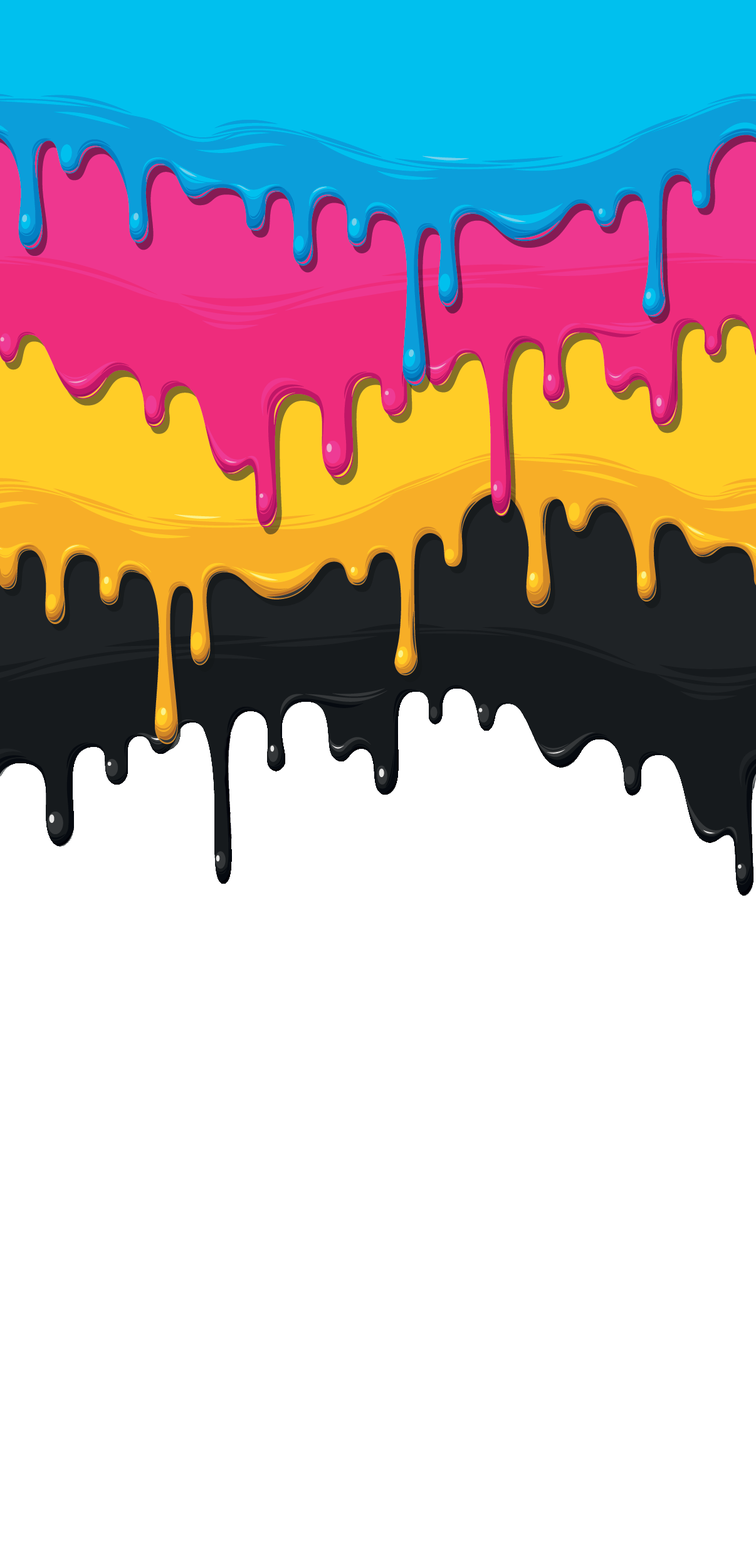
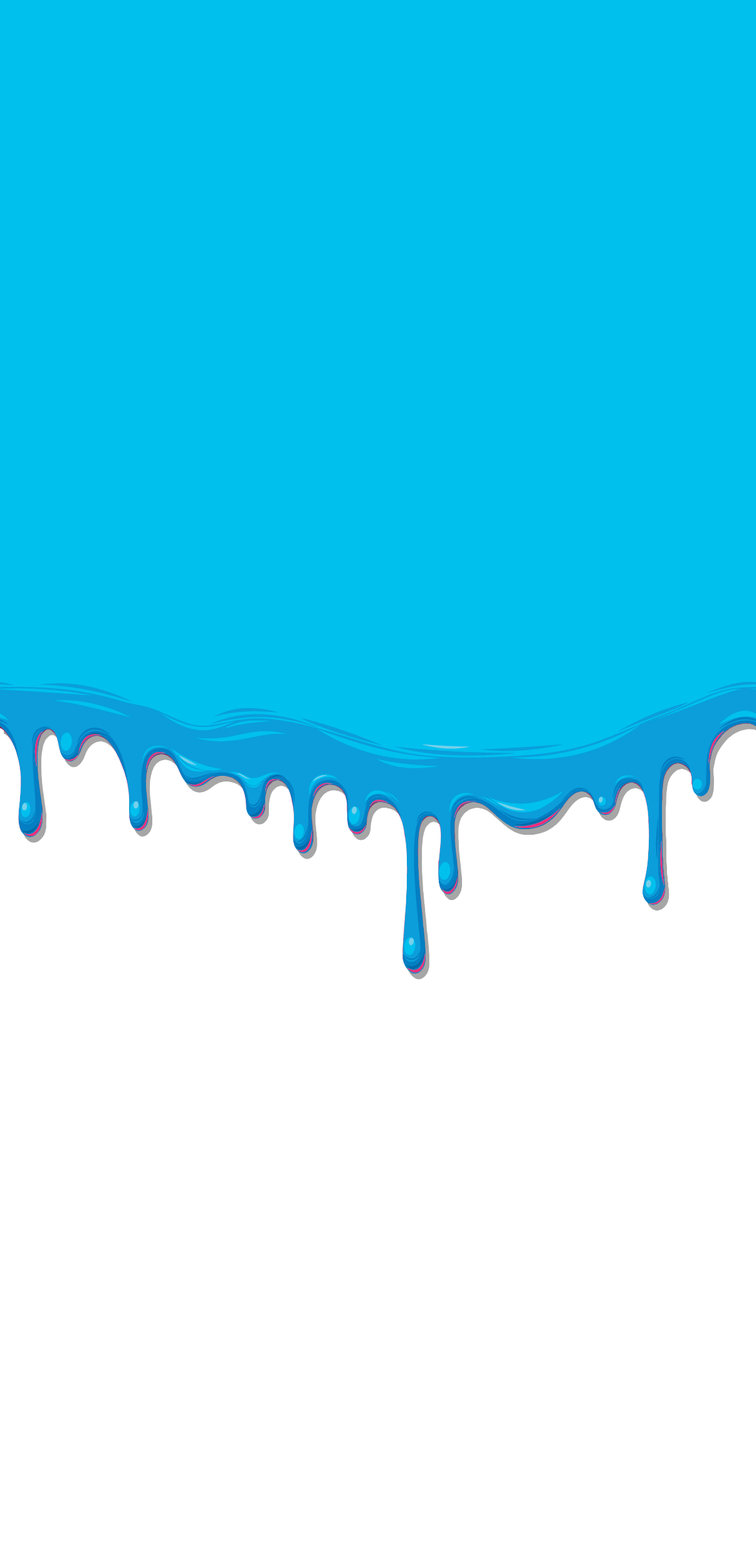
The second (756, 1568) image is a revision of the first. Changes to its layers:
added layer "Blue Long" above "Blue" over [0, 93, 756, 975]
hid "Layer 1" over [0, 93, 756, 897]
